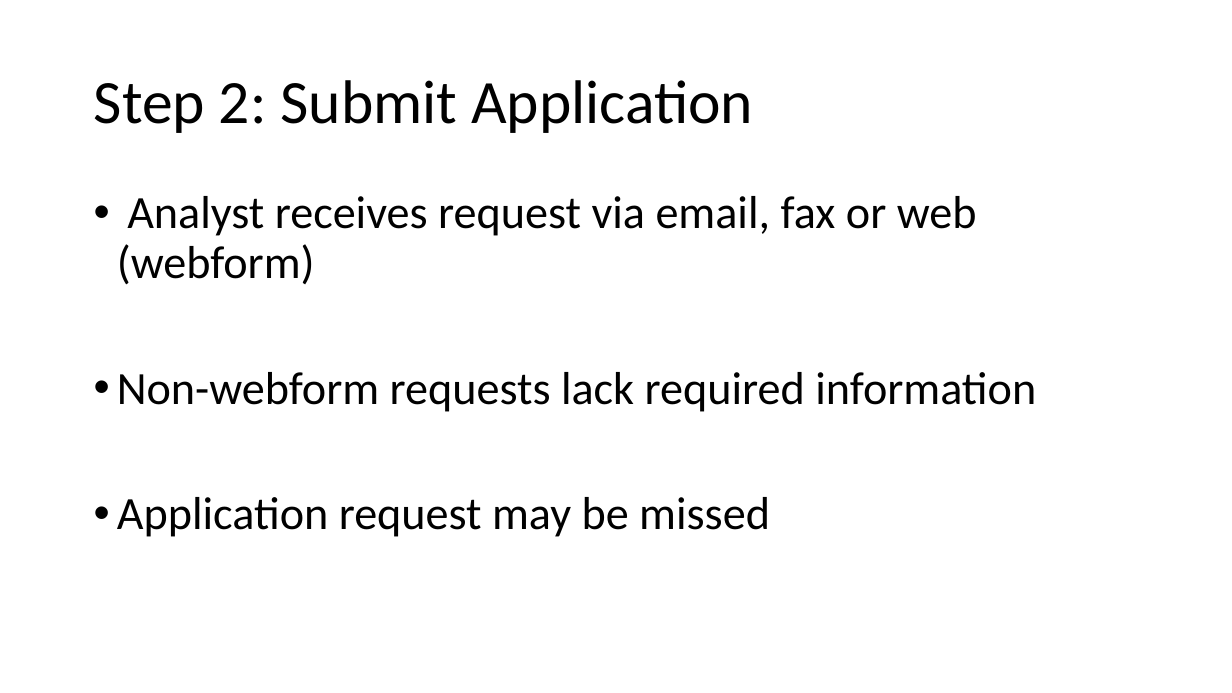
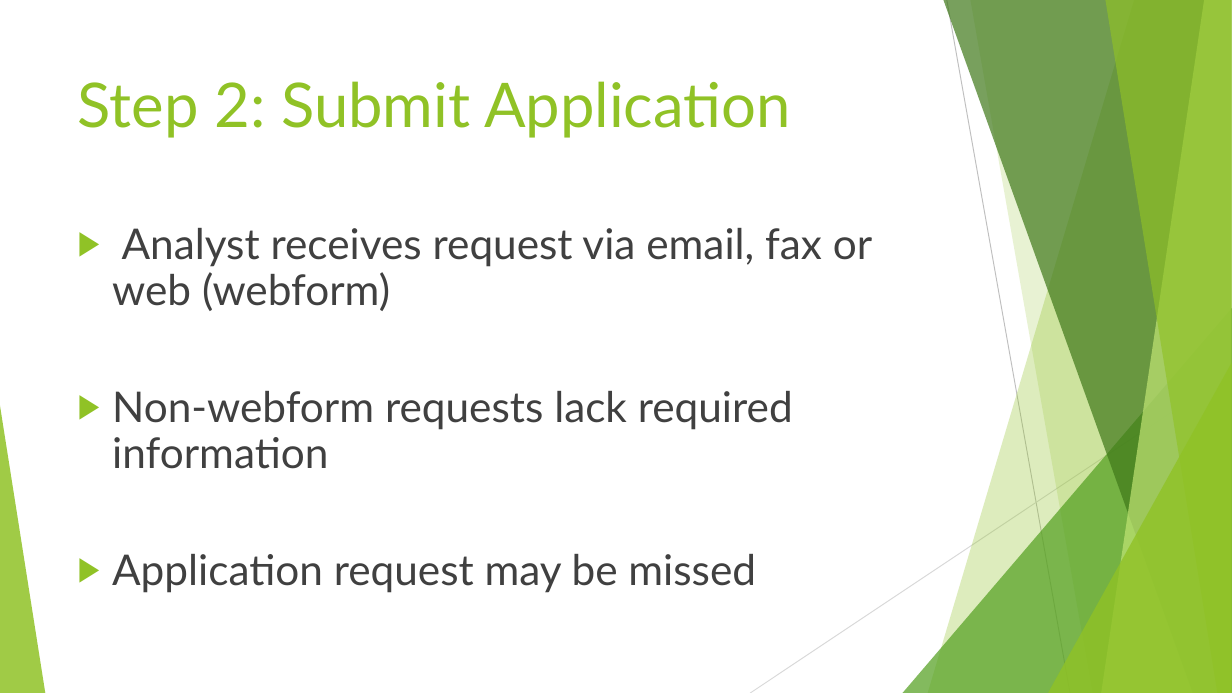
Before and after one commit to Konnie789/ENSE-470, a slide deck: slide 4 of Milestone 1/Milestone-1.ppt. Drawn at 1232x693 pixels with LibreOffice and Linux fonts; fonts in the diff are those of the drawing. Boxes give left, top, right and bottom in pixels: in the first picture for what was removed or moved away, otherwise in the second. Text is boxed around its words. In the diff, an @@ line names an element or a change of style, - is before the commit and + after.

```diff
--- a/Milestone 1/Milestone-1.ppt
+++ b/Milestone 1/Milestone-1.ppt
@@ title "Step 2: Submit Application": place and size @@
-title "Step 2: Submit Application" at [94,80,753,133]
+title "Step 2: Submit Application" at [78,81,791,138]
@@ title "Step 2: Submit Application" at [78,81,791,138]: font Calibri to Lato, text colour #000000 to #90C226; line spacing 0.9 to 1; vertical alignment middle to top @@
@@ text "Analyst receives request via email, ...": place and size @@
-text "Analyst receives request via email, ..." at [117,196,1036,537]
+text "Analyst receives request via email, ..." at [112,228,872,593]
@@ text "Analyst receives request via email, ..." at [112,228,872,593]: size 36 to 33 pt, font Calibri to Lato, text colour #000000 to #404040; bullet • to ▶; bullet colour #000000 to #90C226 @@
@@ group added at [0,0,1231,693]: 5 freeform shapes, 3 triangles, 2 lines @@
```
Also in this commit, not shown: 5 other slides changed, 2 slides added, 1 slide removed.
